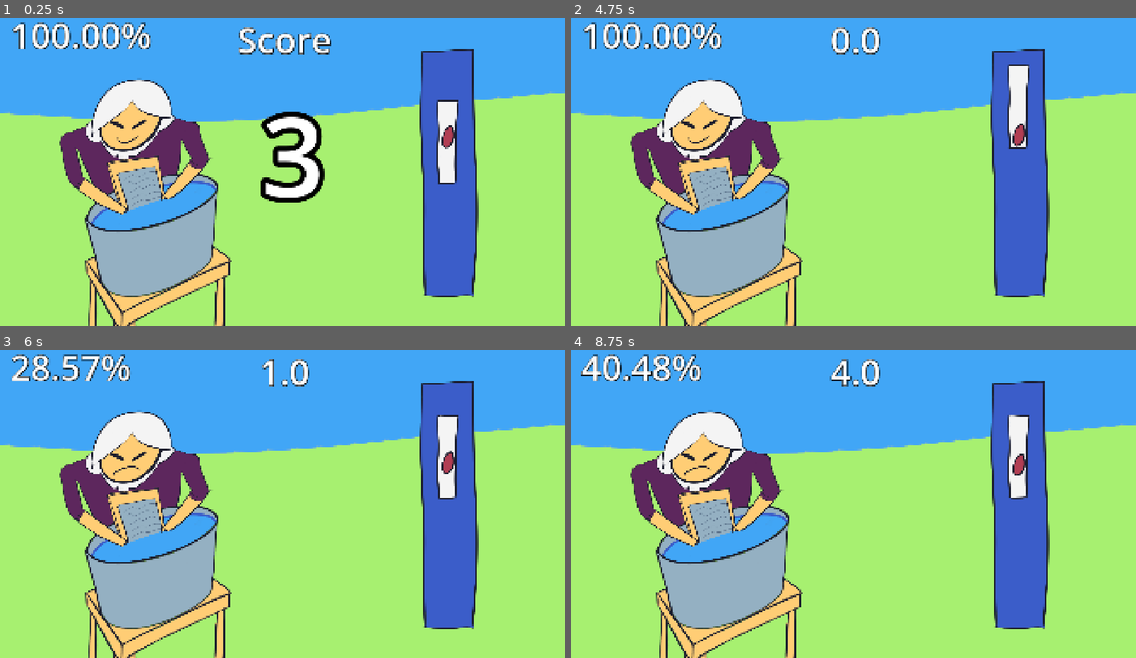
Above: before the commit, frames 1-4 (two rows, left to right).
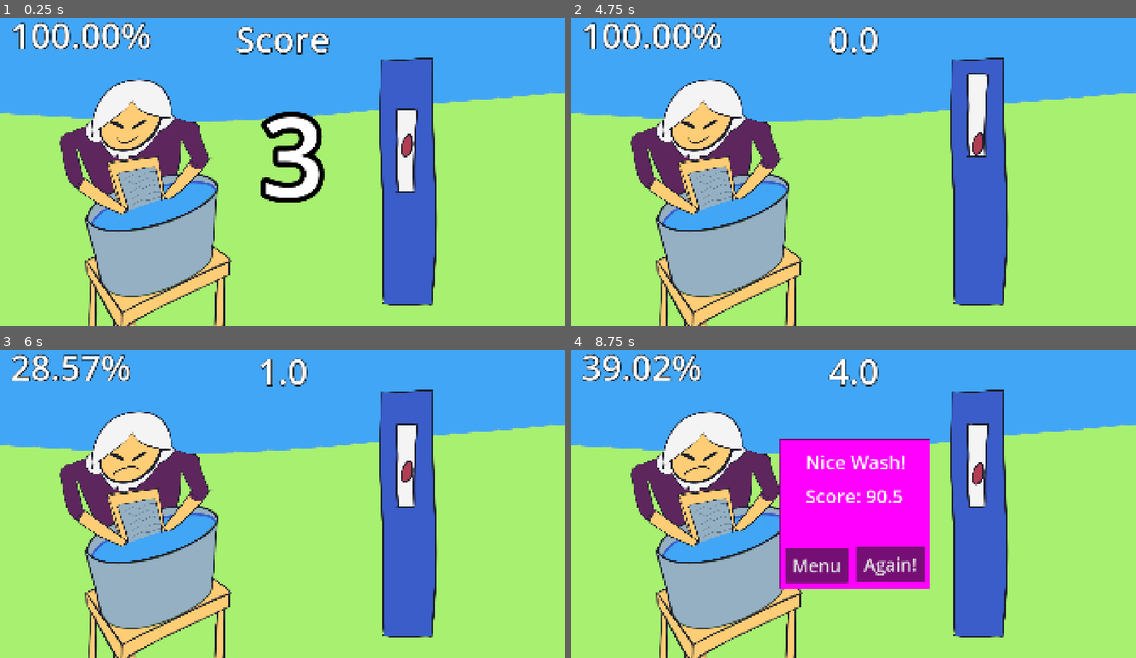
Above: after the commit, the same moments.

Repository: rafa-fiedo/ludum-dare-60-old-tech
Game: Godot game, scene res://scenes/main.tscn
Two runs of this game, one before a commit and one after it. Both use one fixed random seed, a clock stepped at 60 frames per second and the inputs below.
Inputs (mouse positions are in pixels of both pictures, inside the frame that each line leads up to):
- Up to frame 1 (0.25 s): no input
- Up to frame 2 (4.75 s): tap Enter at 0.5, 2.75 s; move the mouse to (847, 172) at 0.52 s; tap Space (pause) at 1.25, 3.5 s; move the mouse to (1023, 215) at 1.27 s; move the mouse to (808, 162) at 2.02 s; move the mouse to (859, 168) at 2.77 s; move the mouse to (768, 88) at 3.52 s; move the mouse to (881, 165) at 4.27 s
- Up to frame 3 (6 s): move the mouse to (254, 500) at 5.02 s; move the mouse to (293, 494) at 5.77 s
- Up to frame 4 (8.75 s): move the mouse to (847, 504) at 6.52 s; move the mouse to (893, 504) at 7.27 s; move the mouse to (808, 494) at 8.02 s

The runs differ from the first frame. In frame 1, 13% of the frame differs, in the area x 41-85%, y 2-94%; in frame 2, 13%; in frame 3, 13%; in frame 4, 26%, in the area x 1-85%, y 1-94%.

Commit message:
add score menu

Diff:
--- a/old-tech/scenes/action_bar.gd
+++ b/old-tech/scenes/action_bar.gd
@@ -1,6 +1,7 @@
 extends Node2D
 
 var vec_mouse_y: float = 0.0
+var is_working = true
 
 var button_speed: float = 10.0
 var button_direction = 0 # 0 is init
@@ -30,6 +31,8 @@
 		vec_mouse_y = event.relative.y
 
 func _process(_delta: float) -> void:
+	if not is_working:
+		return
 	move_mouse()
 
 func _physics_process(_delta: float) -> void:
@@ -90,8 +93,10 @@
 	return randi() % 2
 
 func stop_game():
+	Input.mouse_mode = Input.MOUSE_MODE_VISIBLE
 	$ButtonTimer.stop()
-
+	$AddDifficultyTimer.stop()
+	is_working = false
 
 func _on_add_difficulty_timer_timeout() -> void:
 	raise_difficulty()
--- a/old-tech/scenes/main.gd
+++ b/old-tech/scenes/main.gd
@@ -20,6 +20,7 @@
 	randomize()
 	$StartTimer.play("PrepareStart")
 	$StartTimer/StartTimer.start(3)
+	$ScoreMenu.visible = false
 
 func _physics_process(_delta: float) -> void:
 	if not is_working:
@@ -43,7 +44,8 @@
 	$Lady.use_face_sad()
 
 	if percent_store < score_lose and checks.size() > max_checks - 10:
-		print('you lose')
+		is_working = false
+		stop_game()
 
 func _on_game_time_timeout() -> void:
 	game_timer += $GameTime.wait_time
@@ -51,7 +53,11 @@
 
 func stop_game():
 	is_working = false
+	$ScoreMenu.visible = true
 	$ActionBar.stop_game()
+	$GameTime.stop()
+	$CheckTimer.stop()
+	$StartTimer/StartTimer.stop()
 
 func _on_check_timer_timeout() -> void:
 	var is_inside = $ActionBar.get_is_mouse_inside()
@@ -81,3 +87,10 @@
 
 func round_to_2(value: float) -> float:
 	return round(value * 100.0) / 100.0
+
+
+func _on_menu_pressed() -> void:
+	get_tree().change_scene_to_file("res://scenes/main_menu.tscn")
+
+func _on_again_pressed() -> void:
+	get_tree().reload_current_scene()
--- a/old-tech/scenes/main.tscn
+++ b/old-tech/scenes/main.tscn
@@ -135,8 +135,11 @@
 outline_size = 100
 outline_color = Color(0, 0, 0, 1)
 
+[sub_resource type="NoiseTexture2D" id="NoiseTexture2D_oq14g"]
+
 [node name="main" type="Node2D" unique_id=839560685]
 script = ExtResource("1_jyhfs")
+metadata/_edit_vertical_guides_ = [960.0, 640.0, 1280.0, 1620.0]
 
 [node name="Background" type="Sprite2D" parent="." unique_id=1205751962]
 texture = ExtResource("1_o5qli")
@@ -146,7 +149,7 @@
 position = Vector2(514, 610)
 
 [node name="ActionBar" parent="." unique_id=200632763 instance=ExtResource("3_sugp2")]
-position = Vector2(1527, 569)
+position = Vector2(1388, 599)
 
 [node name="Pause" type="Node2D" parent="." unique_id=1703175321]
 process_mode = 3
@@ -157,10 +160,10 @@
 [node name="CheckTimer" type="Timer" parent="." unique_id=632201701]
 
 [node name="Time" type="Label" parent="." unique_id=1240357210]
-offset_left = 762.0
-offset_top = 23.0
-offset_right = 1172.0
-offset_bottom = 188.0
+offset_left = 756.0
+offset_top = 21.0
+offset_right = 1166.0
+offset_bottom = 186.0
 theme_override_colors/font_shadow_color = Color(0, 0, 0, 1)
 theme_override_constants/shadow_outline_size = 10
 theme_override_font_sizes/font_size = 120
@@ -194,6 +197,44 @@
 horizontal_alignment = 1
 vertical_alignment = 1
 
+[node name="ScoreMenu" type="Sprite2D" parent="." unique_id=147238894]
+position = Vector2(964, 590)
+texture = SubResource("NoiseTexture2D_oq14g")
+
+[node name="Label" type="Label" parent="ScoreMenu" unique_id=1836052419]
+offset_left = -166.99994
+offset_top = -222.0
+offset_right = 174.00006
+offset_bottom = -134.0
+theme_override_font_sizes/font_size = 64
+text = "Nice Wash!"
+
+[node name="Label2" type="Label" parent="ScoreMenu" unique_id=1037632561]
+offset_left = -167.0
+offset_top = -106.325
+offset_right = 174.0
+offset_bottom = -18.324997
+theme_override_font_sizes/font_size = 64
+text = "Score: 90.5"
+
+[node name="Again" type="Button" parent="ScoreMenu" unique_id=1589879598]
+offset_left = 5.0
+offset_top = 112.0
+offset_right = 236.0
+offset_bottom = 231.0
+theme_override_font_sizes/font_size = 60
+text = "Again!"
+
+[node name="MENU" type="Button" parent="ScoreMenu" unique_id=2047199154]
+offset_left = -236.0
+offset_top = 116.0
+offset_right = -23.0
+offset_bottom = 235.0
+theme_override_font_sizes/font_size = 60
+text = "Menu"
+
 [connection signal="timeout" from="GameTime" to="." method="_on_game_time_timeout"]
 [connection signal="timeout" from="CheckTimer" to="." method="_on_check_timer_timeout"]
 [connection signal="timeout" from="StartTimer/StartTimer" to="." method="_on_start_timer_timeout"]
+[connection signal="pressed" from="ScoreMenu/Again" to="." method="_on_again_pressed"]
+[connection signal="pressed" from="ScoreMenu/MENU" to="." method="_on_menu_pressed"]
